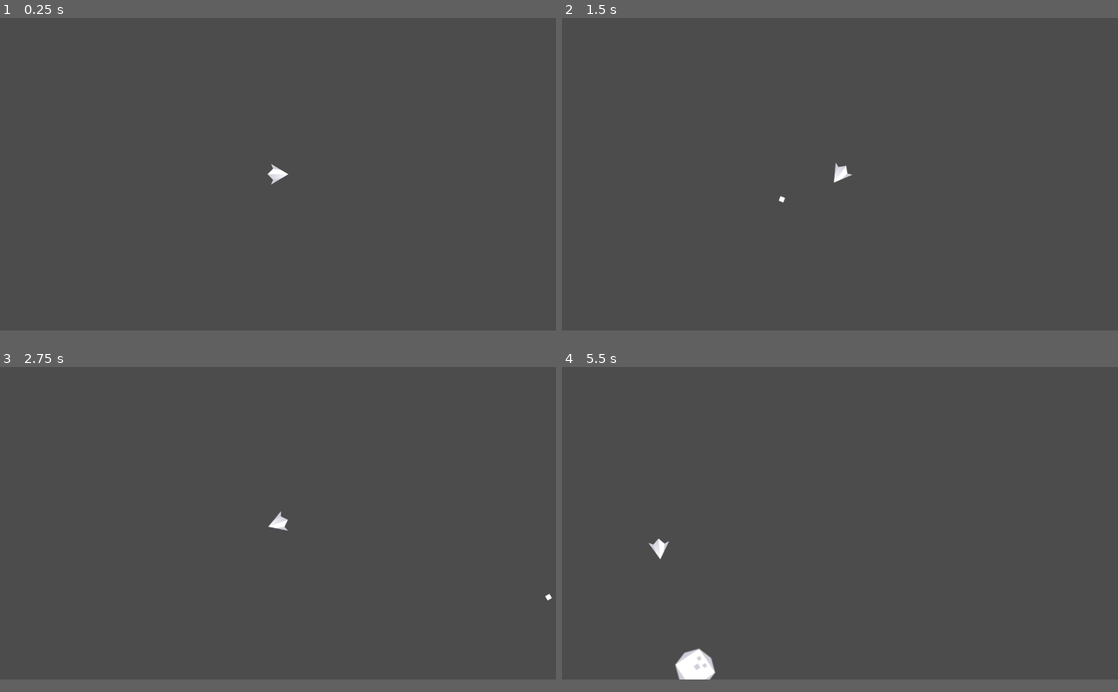
Above: before the commit, frames 1-4 (two rows, left to right).
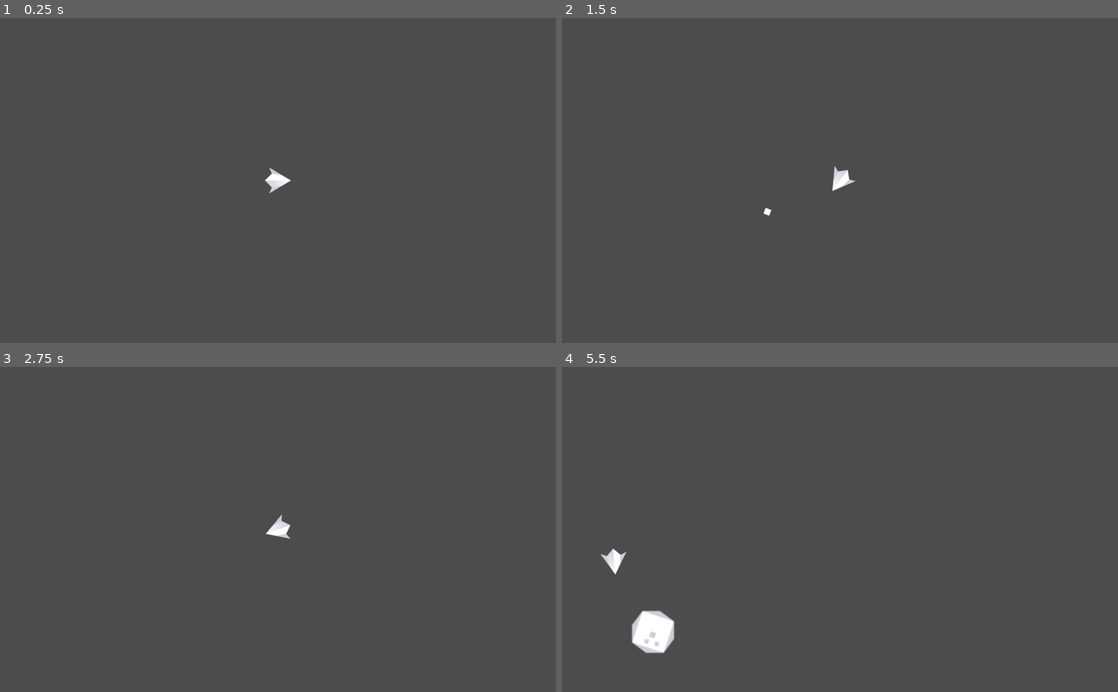
Above: after the commit, the same moments.

Repository: wokeraccoon/godot-asteroids
Game: Godot game, scene res://Main.tscn
The game is run twice, just before and just after one commit, with the same random seed, the same clock (stepped at 60 frames per second) and the same inputs.
Inputs:
- Up to frame 1 (0.25 s): no input
- Up to frame 2 (1.5 s): tap Enter at 0.5 s; hold D (right) 0.53-1.28 s; tap Space (shoot) at 0.6, 1.35 s; hold A (left) from 1.28 s (still down)
- Up to frame 3 (2.75 s): release A (left) at 2.03 s; hold D (right) from 2.03 s (still down); tap Space (shoot) at 2.1 s
- Up to frame 4 (5.5 s): release D (right) at 2.78 s; hold W (accelerate) 2.78-3.53 s; tap Space (shoot) every 0.75 s from 2.85 to 5.1 s; hold A (left) from 3.53 s (still down)
In our replay, the window is 800x450 before the commit and 800x468 after it. These sizes can differ from the game's own. Grey fills any space a smaller window leaves; there, only what the larger window draws over its background counts as a difference.

The runs differ from the first frame. In frame 1, 0.2% of the frame differs, in the area x 47-53%, y 44-55%; in frame 2, 0.2%; in frame 3, 0.2%; in frame 4, 1.7%, in the area x 6-28%, y 52-97%.

Commit message:
Started work on small asteroids.
-Changed stretch mode from viewport to 2d
-Added deacceleration key
-Changed the speed the player can go

Diff:
--- a/Asteroid.tscn
+++ b/BigAsteroid.tscn
@@ -1,12 +1,12 @@
 [gd_scene load_steps=4 format=2]
 
-[ext_resource path="res://Asteroid.gd" type="Script" id=1]
+[ext_resource path="res://BigAsteroid.gd" type="Script" id=1]
 [ext_resource path="res://Assets/meteor_detailedLarge.png" type="Texture" id=2]
 
 [sub_resource type="CircleShape2D" id=1]
 radius = 27.1851
 
-[node name="Asteroid" type="Area2D"]
+[node name="BigAsteroid" type="Area2D"]
 collision_layer = 0
 script = ExtResource( 1 )
 __meta__ = {
--- a/Main.tscn
+++ b/Main.tscn
@@ -2,7 +2,7 @@
 
 [ext_resource path="res://PlayerShip.tscn" type="PackedScene" id=1]
 [ext_resource path="res://Main.gd" type="Script" id=2]
-[ext_resource path="res://Asteroid.tscn" type="PackedScene" id=3]
+[ext_resource path="res://BigAsteroid.tscn" type="PackedScene" id=3]
 
 [node name="Main" type="Node2D"]
 script = ExtResource( 2 )
--- a/PlayerShip.gd
+++ b/PlayerShip.gd
@@ -1,6 +1,6 @@
 extends KinematicBody2D
 
-export var speed = 50 #player speed
+export var speed = 100 #player speed
 export var max_speed = 100 #max player speed
 export var rotation_speed = 4 #speed that the player can rotate in degrees (i think?)
 
@@ -33,8 +33,10 @@
 
 		#adds 10 units to the acceleration of the player, then rotates the vector so the player moves to the angle its looking at.
 		velocity += Vector2(speed, 0).rotated(rotation)
-		#then clamps the velocity to the max speed so the player doesnt accelerate indefinitely
-		velocity = velocity.clamped(max_speed)
+	if Input.is_action_pressed("deaccelerate"):
+		velocity -= Vector2(speed, 0).rotated(rotation)
+
+	velocity = velocity.clamped(max_speed)
 
 	#pew pew!
 	if Input.is_action_just_pressed("shoot"):
@@ -65,7 +67,7 @@
 
 func _physics_process(delta):
 	get_input()
-
+	print(velocity)
 	#rotates player
 	rotation += rotation_dir * rotation_speed * delta
 	#moves the player
--- /dev/null
+++ b/SmallAsteroid.tscn
@@ -0,0 +1,23 @@
+[gd_scene load_steps=4 format=2]
+
+[ext_resource path="res://BigAsteroid.gd" type="Script" id=1]
+[ext_resource path="res://Assets/meteor_detailedLarge.png" type="Texture" id=2]
+
+[sub_resource type="CircleShape2D" id=1]
+radius = 27.1851
+
+[node name="BigAsteroid" type="Area2D"]
+collision_layer = 0
+script = ExtResource( 1 )
+__meta__ = {
+"_edit_group_": true
+}
+
+[node name="Sprite" type="Sprite" parent="."]
+rotation = 6.28319
+texture = ExtResource( 2 )
+
+[node name="CollisionShape2D" type="CollisionShape2D" parent="."]
+shape = SubResource( 1 )
+
+[connection signal="area_entered" from="." to="." method="_on_Asteroid_area_entered"]
--- a/project.godot
+++ b/project.godot
@@ -16,9 +16,7 @@
 
 [display]
 
-window/size/width=1280
-window/size/height=720
-window/stretch/mode="viewport"
+window/stretch/mode="2d"
 window/stretch/aspect="keep"
 
 [input]
@@ -43,6 +41,11 @@
 "events": [ Object(InputEventKey,"resource_local_to_scene":false,"resource_name":"","device":0,"alt":false,"shift":false,"control":false,"meta":false,"command":false,"pressed":false,"scancode":32,"unicode":0,"echo":false,"script":null)
  ]
 }
+deaccelerate={
+"deadzone": 0.5,
+"events": [ Object(InputEventKey,"resource_local_to_scene":false,"resource_name":"","device":0,"alt":false,"shift":false,"control":false,"meta":false,"command":false,"pressed":false,"scancode":83,"unicode":0,"echo":false,"script":null)
+ ]
+}
 
 [physics]
 
Renamed: Asteroid.gd -> BigAsteroid.gd
